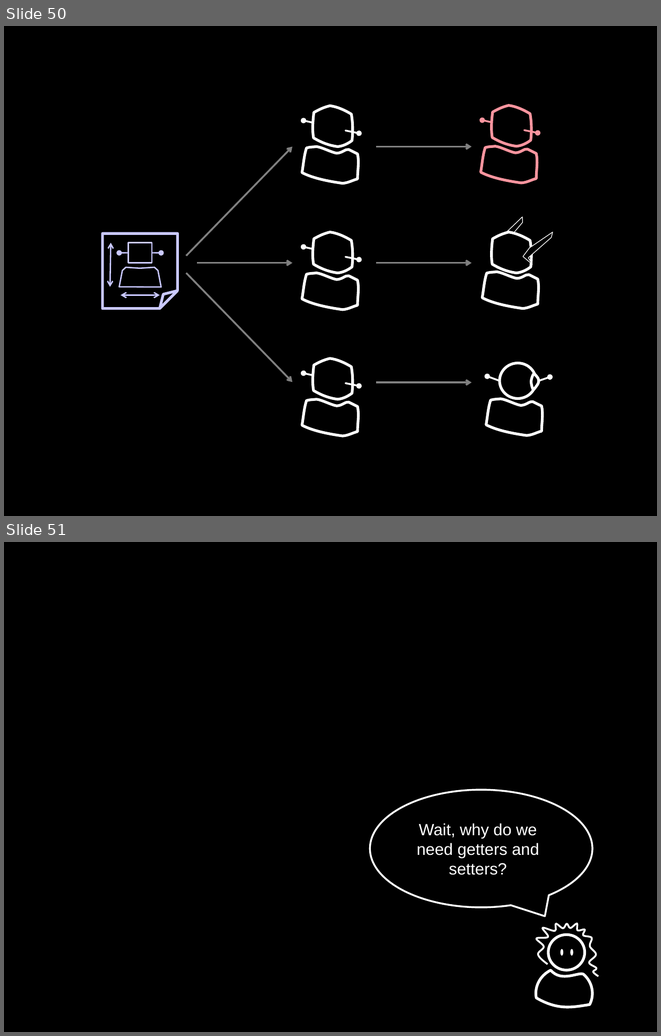
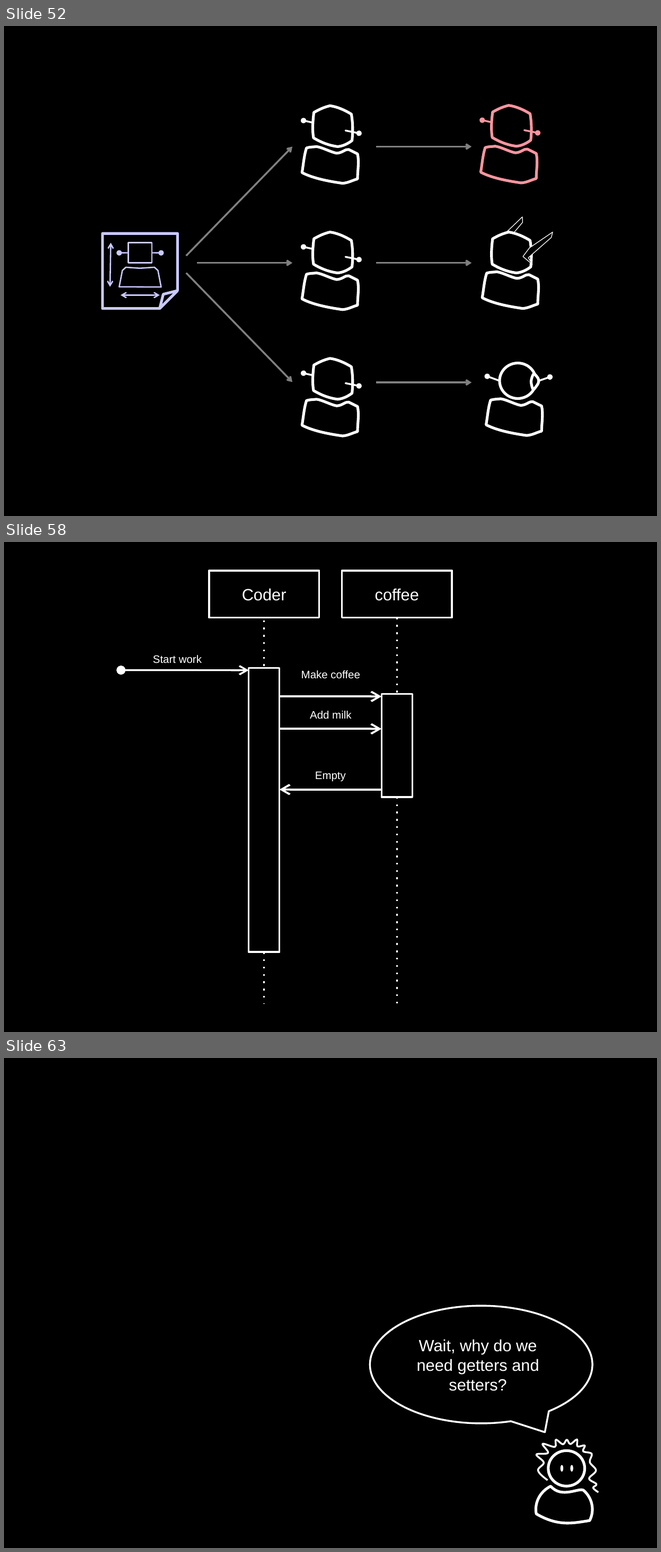
Before and after one commit to socketwench/OOPforObjectHaters, a slide deck: src/OOPforObjectHaters.pptx. Shown one above the other, each under a label of ours: slides 50 and 51 before the commit, slides 52, 58 and 63 after it; the slides between them are not shown. The pictures are 661x1036 and 661x1552 pixels, drawn with LibreOffice and Linux fonts; fonts in the diff are those of the drawing. Boxes give left, top, right and bottom in pixels: in the first picture for what was removed or moved away, otherwise in the second. Text is boxed around its words. In the diff, an @@ line names an element or a change of style, - is before the commit and + after.

```diff
--- a/src/OOPforObjectHaters.pptx
+++ b/src/OOPforObjectHaters.pptx
@@ slide 58 added at (4,542,657,1032), background #000000 @@
@@ rectangle added at (209,571,319,618), outline #FFFFFF 2 pt, 18 pt, text #FFFFFF @@
+Coder
@@ rectangle added at (342,571,452,618), outline #FFFFFF 2 pt, 18 pt, text #FFFFFF @@
+coffee
@@ line added from (264, 620) to (264, 671), #FFFFFF 2 pt dashed @@
@@ line added from (397, 618) to (397, 694), #FFFFFF 2 pt dashed @@
@@ text added at (153,655,202,663), 12 pt, text #FFFFFF @@
+Start work
@@ rectangle added at (249,668,280,952), outline #FFFFFF 2 pt @@
@@ double arrow added from (121, 670) to (249, 670), #FFFFFF 2 pt @@
@@ text added at (301,670,360,679), 12 pt, text #FFFFFF @@
+Make coffee
@@ arrow added from (280, 696) to (381, 696), #FFFFFF 2.25 pt @@
@@ rectangle added at (381,694,412,796), outline #FFFFFF 2 pt @@
@@ text added at (310,711,351,719), 12 pt, text #FFFFFF @@
+Add milk
@@ arrow added from (280, 729) to (381, 729), #FFFFFF 2.25 pt @@
@@ text added at (315,771,346,782), 12 pt, text #FFFFFF @@
+Empty
@@ arrow added from (381, 790) to (280, 790), #FFFFFF 2.25 pt @@
@@ line added from (397, 796) to (397, 1003), #FFFFFF 2 pt dashed @@
@@ line added from (264, 952) to (264, 1003), #FFFFFF 2 pt dashed @@
@@ what was slide 50 is now slide 52 @@
@@ what was slide 51 is now slide 63 @@
```
Also in this commit, not shown: 1 slide changed, 11 other slides added, 11 other files.
